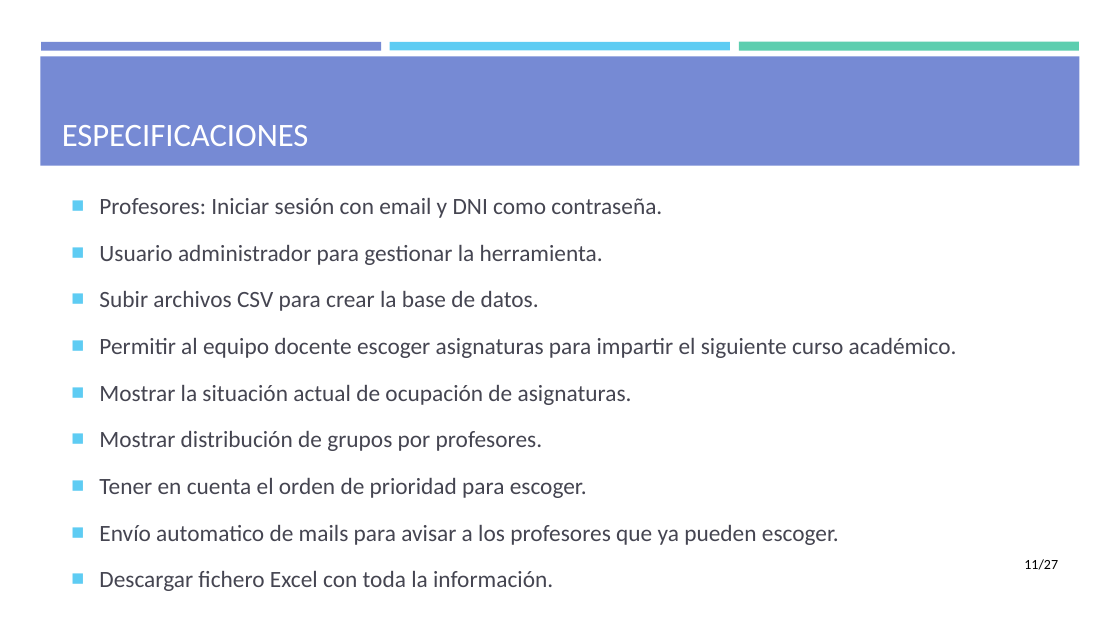
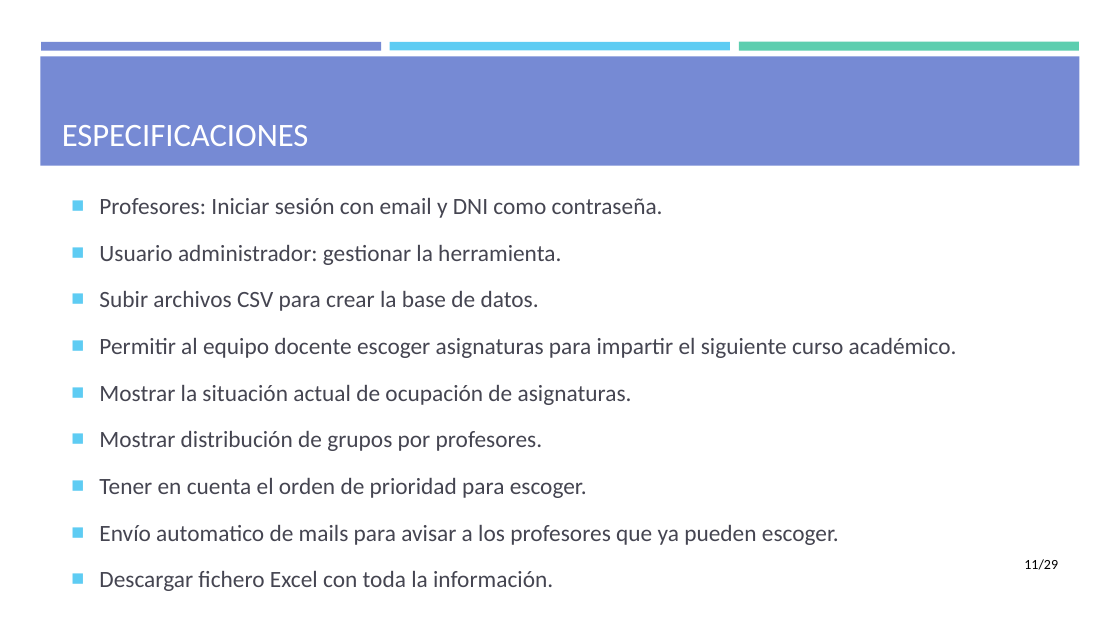
Before and after one commit to mdlunag/tfg, a slide deck: slide 11 of tfg_presentacio.pptx. Drawn at 1120x630 pixels with LibreOffice and Linux fonts; fonts in the diff are those of the drawing. Boxes give left, top, right and bottom in pixels: in the first picture for what was removed or moved away, otherwise in the second. Text is boxed around its words. In the diff, an @@ line names an element or a change of style, - is before the commit and + after.

```diff
--- a/tfg_presentacio.pptx
+++ b/tfg_presentacio.pptx
@@ text at (99,245,561,265): text changed @@
-■ Usuario administrador para gestionar la herramienta.
+■ Usuario administrador: gestionar la herramienta.
@@ page number at (1024,559,1058,570): text changed @@
-11/27
+11/29
```
Also in this commit, not shown: 6 other slides changed.
